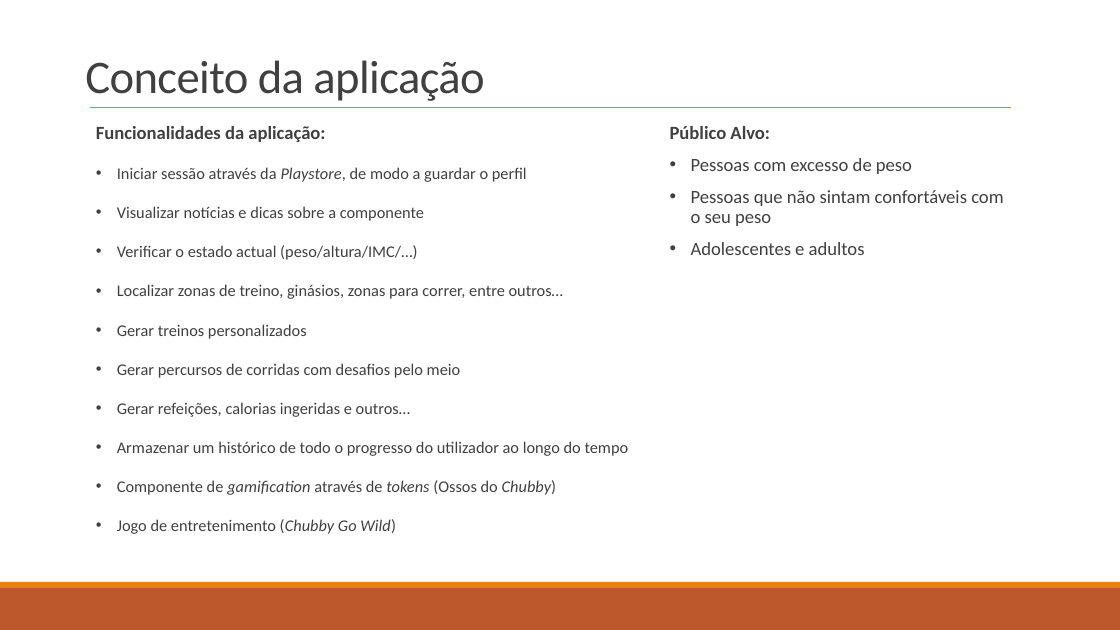
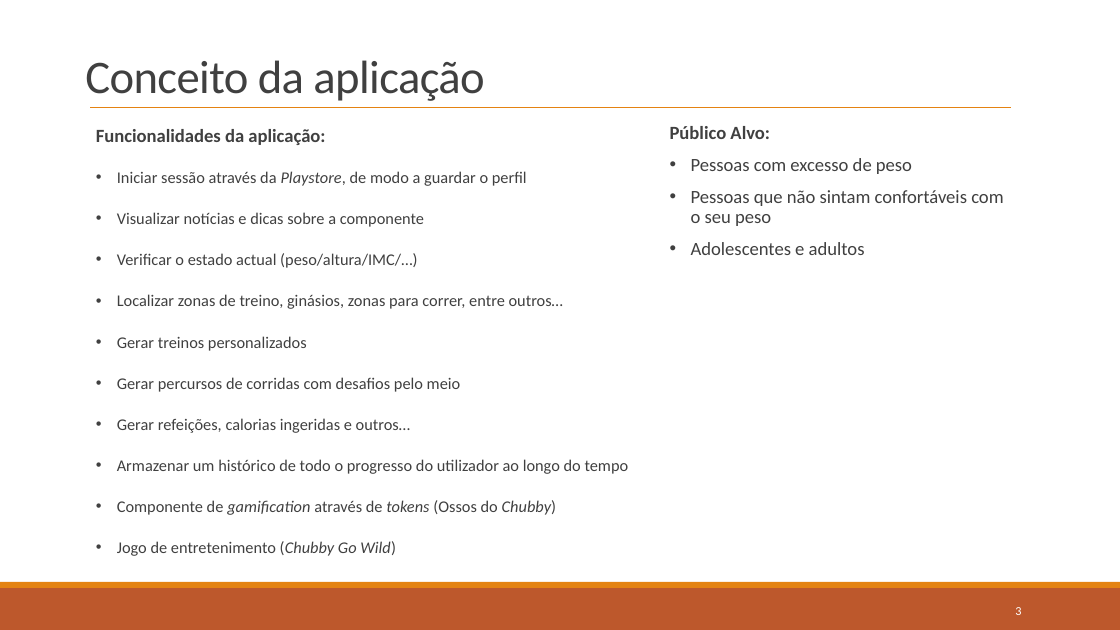
Before and after one commit to lodyny/ProjetoCM, a slide deck: slide 3 of CM-Not-So-Chubby_E3.pptx. Drawn at 1120x630 pixels with LibreOffice and Linux fonts; fonts in the diff are those of the drawing. Boxes give left, top, right and bottom in pixels: in the first picture for what was removed or moved away, otherwise in the second. Text is boxed around its words. In the diff, an @@ line names an element or a change of style, - is before the commit and + after.

```diff
--- a/CM-Not-So-Chubby_E3.pptx
+++ b/CM-Not-So-Chubby_E3.pptx
@@ text "Funcionalidades da aplicação:" at [96, 129, 629, 556]: line spacing 1.4 to 1.5 @@
@@ page number added at [1015, 607, 1021, 615], 10.5 pt, text #FFFFFF @@
+3
```
Also in this commit, not shown: 17 other slides changed, 1 other file.
